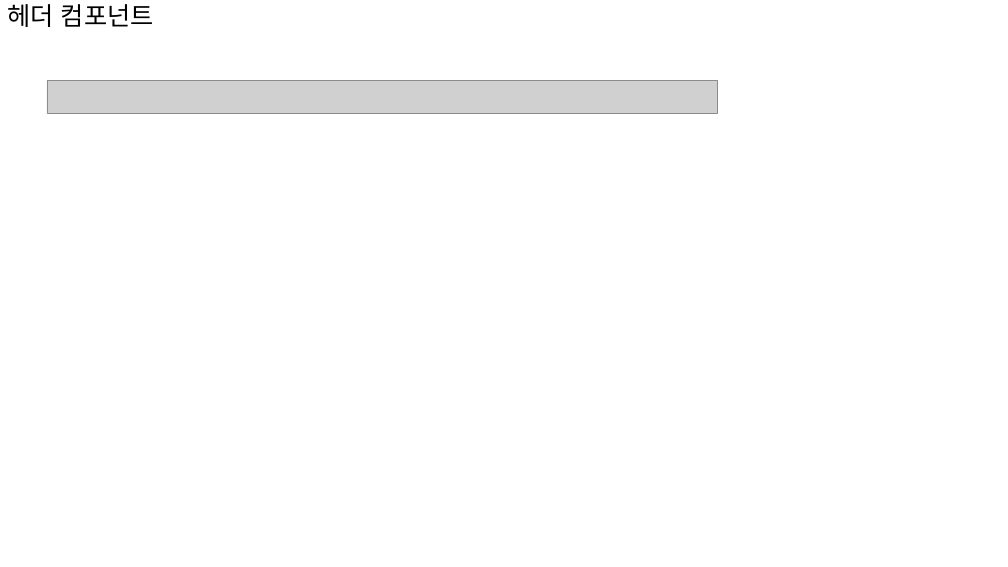
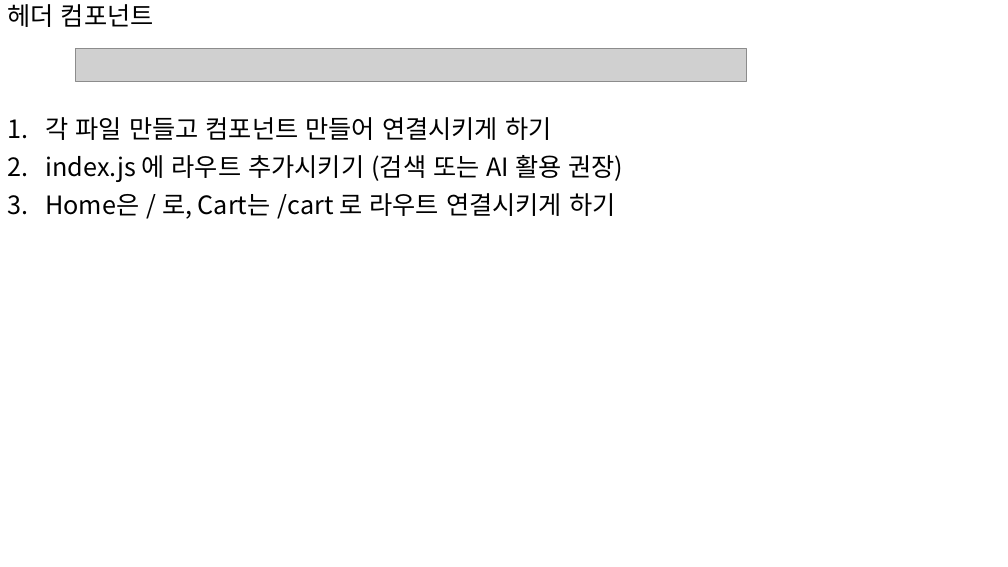
Before and after one commit to sonsungjong/react_shopping_cart, a slide deck: slide 2 of 쇼핑카트 자료.pptx. Drawn at 1008x567 pixels with LibreOffice and Linux fonts; fonts in the diff are those of the drawing; grey boxes stand for pictures. Boxes give left, top, right and bottom in pixels: in the first picture for what was removed or moved away, otherwise in the second. Text is boxed around its words. In the diff, an @@ line names an element or a change of style, - is before the commit and + after.

```diff
--- a/쇼핑카트 자료.pptx
+++ b/쇼핑카트 자료.pptx
@@ picture: place and size @@
-picture at [47,81,718,113]
+picture at [76,48,746,81]
@@ subtitle at [45,117,623,219]: paragraphs added @@
+1. 각 파일 만들고 컴포넌트 만들어 연결시키게 하기
+2. index.js 에 라우트 추가시키기 (검색 또는 AI 활용 권장)
+3. Home은 / 로, Cart는 /cart 로 라우트 연결시키게 하기
```
Also in this commit, not shown: 7 other slides changed, 3 slides added, 1 slide removed.
